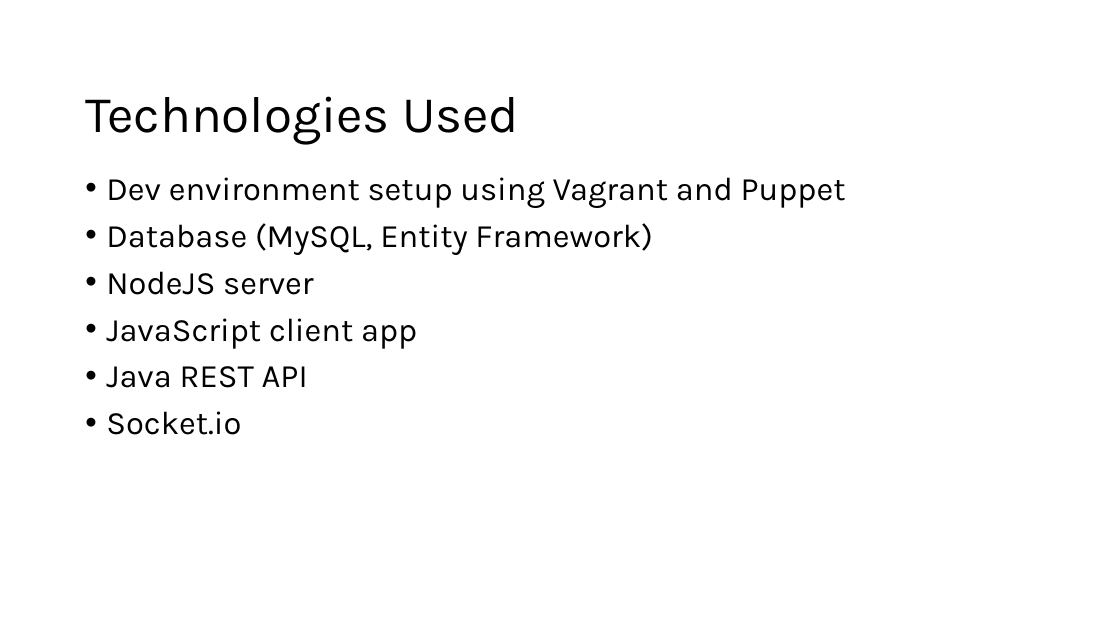
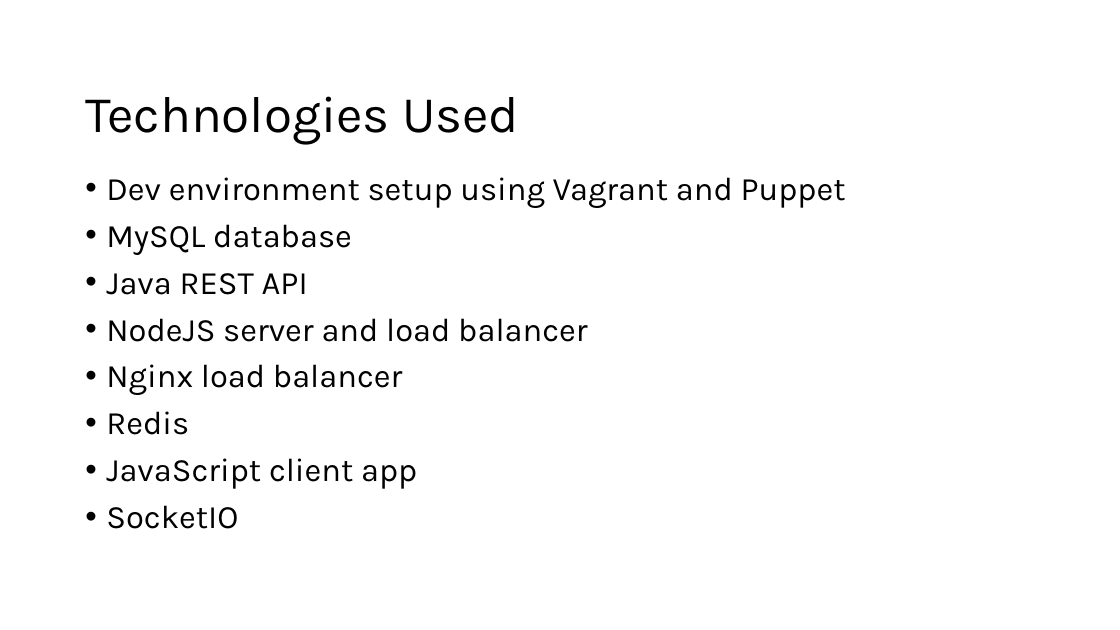
Before and after one commit to justin522/VirtualWhiteboard, a slide deck: slide 6 of Virtual Whiteboard.pptx. Drawn at 1120x630 pixels with LibreOffice and Linux fonts; fonts in the diff are those of the drawing; background and template pictures are left out. Boxes give left, top, right and bottom in pixels: in the first picture for what was removed or moved away, otherwise in the second. Text is boxed around its words. In the diff, an @@ line names an element or a change of style, - is before the commit and + after.

Commit message:
added slides and pdf for presentation

```diff
--- a/Virtual Whiteboard.pptx
+++ b/Virtual Whiteboard.pptx
@@ text at <box>106,224,587,435</box>: text changed @@
-• Database (MySQL, Entity Framework)
-• NodeJS server
+• MySQL database
+• Java REST API
+• NodeJS server and load balancer
+• Nginx load balancer
+• Redis
@@ text at <box>106,505,238,529</box>: text changed @@
-• Java REST API
-• Socket.io
+• SocketIO
```
Also in this commit, not shown: 7 other slides changed, 3 slides added, 1 other file.
